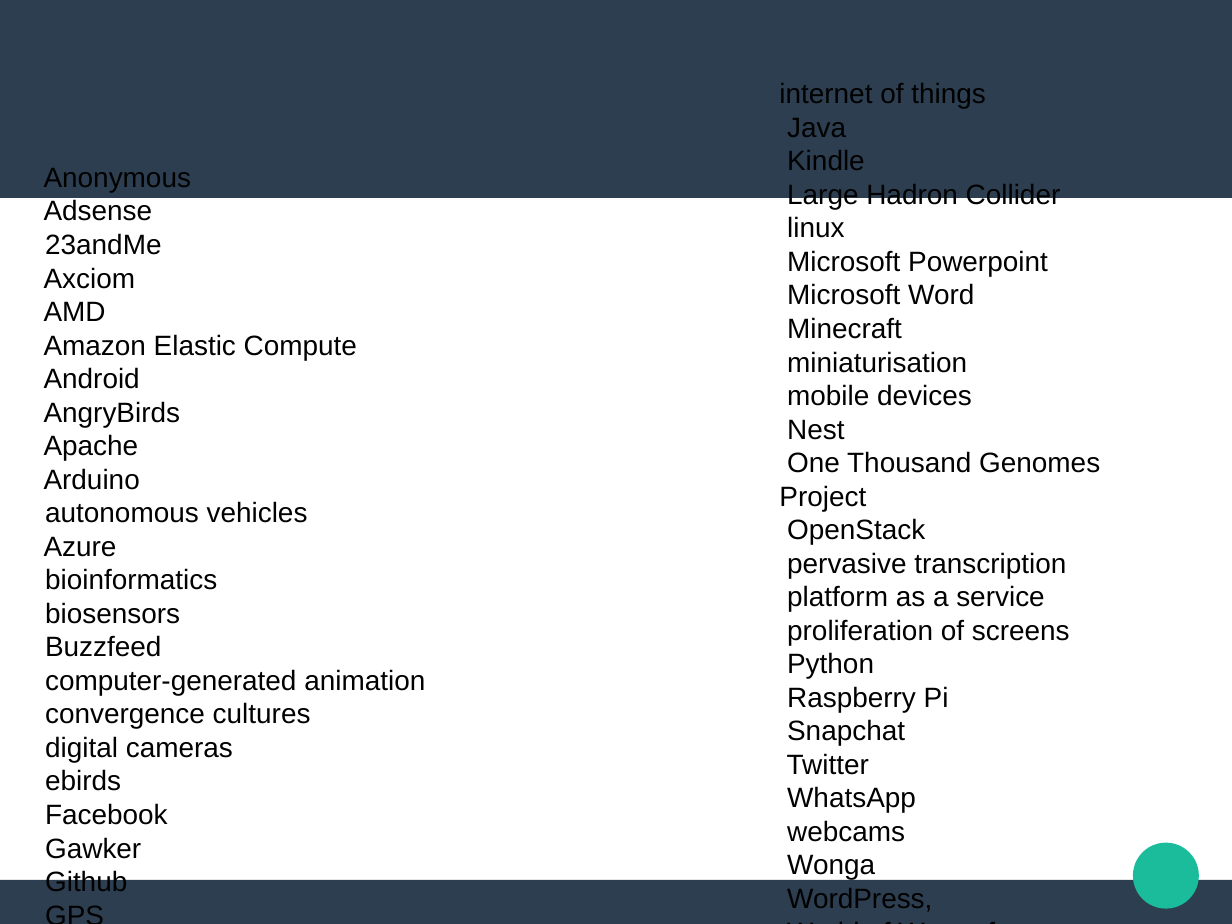
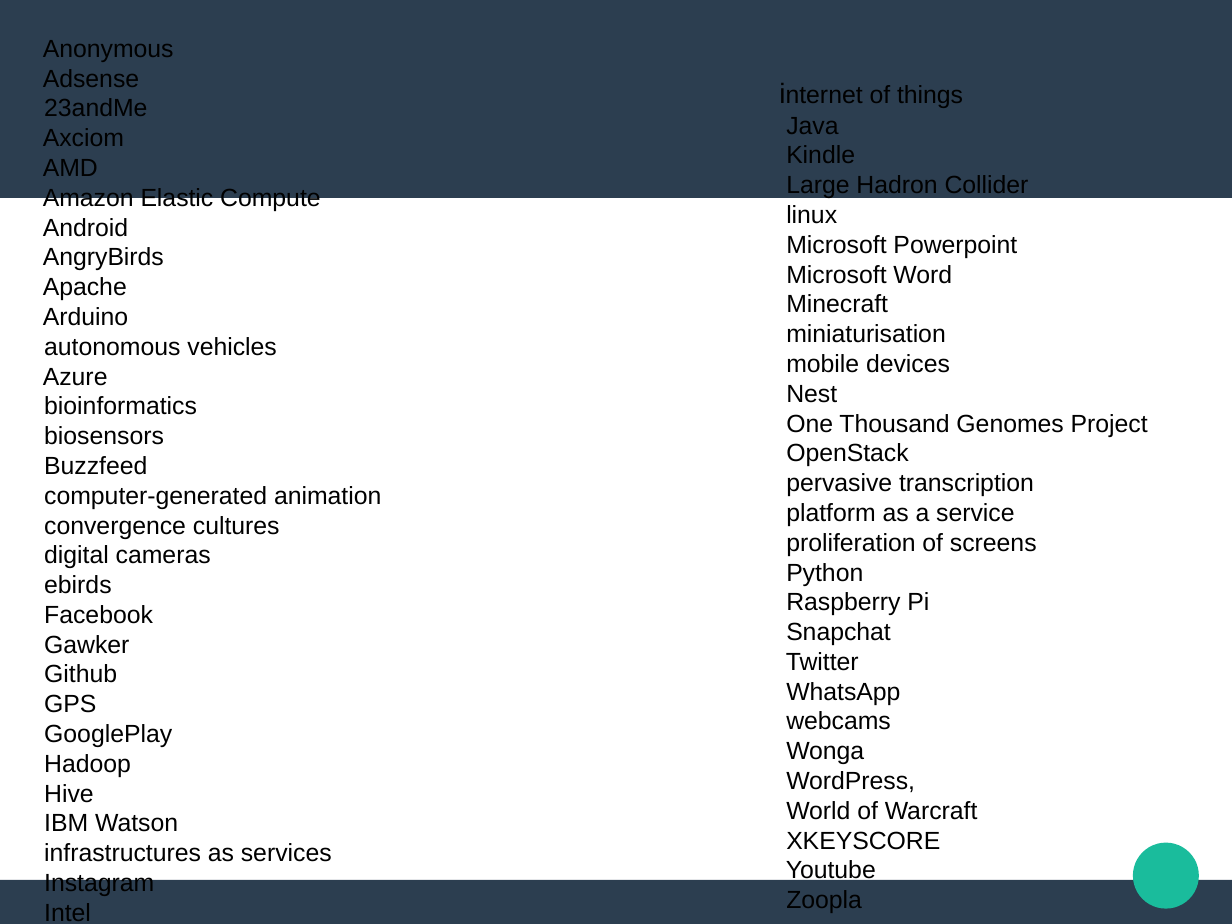
Before and after one commit to rian39/digital_ethics, a slide deck: slide 3 of digital_ethics_slides.odp. Drawn at 1232x924 pixels with LibreOffice and Linux fonts; fonts in the diff are those of the drawing. Boxes give left, top, right and bottom in pixels: in the first picture for what was removed or moved away, otherwise in the second. Text is boxed around its words. In the diff, an @@ line names an element or a change of style, - is before the commit and + after.

```diff
--- a/digital_ethics_slides.odp
+++ b/digital_ethics_slides.odp
@@ text "Anonymous" at (43, 40, 381, 921): size 18 to 16 pt @@
@@ text "Anonymous": place and size @@
-text "Anonymous" at (44, 168, 425, 891)
+text "Anonymous" at (43, 40, 381, 921)
@@ text "internet of things" at (786, 85, 1148, 913): size 18 to 16 pt @@
```
Also in this commit, not shown: 1 other slide changed, 3 slides added, 2 other files.
